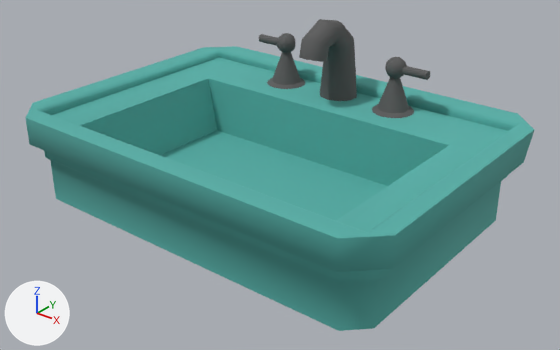
Before and after pictures for a commit that changed the FBX model Ripple Effect/Assets/Resources/Models/RoomModels/RE_RBathSink.FBX.
Rendered twice from a 50 mm lens placed at (1.528, -1.873, 1.076), pointed at (0.041, -0.015, -0.076). Arrows for +X, +Y and +Z are at lower left; the lights stay in place. Where no turn or scale is listed for an object, it has been applied to the vertices.

Objects in the first picture: 'RE_RBathSink'.
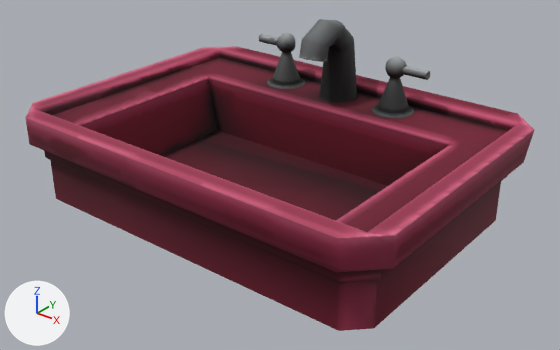
Patch to the scene script:
```diff
--- a/Ripple Effect/Assets/Resources/Models/RoomModels/RE_RBathSink.FBX.py
+++ b/Ripple Effect/Assets/Resources/Models/RoomModels/RE_RBathSink.FBX.py
@@ img_albedo_porcilain_png @@
+img_albedo_porcilain_png = load_image('Albedo_Porcilain.png', '_unpacked/Albedo_Porcilain.png', 1024, 1024, 'sRGB')
@@ img_albedo_metal_png @@
+img_albedo_metal_png = load_image('Albedo_Metal.png', '_unpacked/Albedo_Metal.png', 1024, 1024, 'sRGB')
@@ mat_metal @@
 mat_metal = principled_material('Metal')
-mat_metal.base_color = (0.106, 0.106, 0.106)  # dark grey #5c5c5c
+mat_metal.texture = img_albedo_metal_png  # with its transparency
 mat_metal.roughness = 0.859
@@ mat_porcilain @@
 mat_porcilain = principled_material('Porcilain')
-mat_porcilain.base_color = (0.0941, 0.439, 0.396)  # cyan #56b1a9
+mat_porcilain.texture = img_albedo_porcilain_png  # with its transparency
 mat_porcilain.roughness = 0.859
@@ me_mesh @@
 me_mesh.from_pydata(...)  # 422 vertices, 348 faces; spans x -0.728..0.728, y -0.527..0.527, z -0.392..0.392
 # used by ob_re_rbathsink; location = (0.0, 0.0, 0.0)
+# me_mesh part 1: texture (UV) coordinates of 348 of 348 faces, centred in x -0.728..0.728, y -0.527..0.495, z -0.292..0.382, changed; they spanned u 0.0..0.75, v 0.19..1.0 and now span u 0.02..0.89, v 0.32..1.0
 me_mesh.materials.append(mat_metal)
```

Where the change shows, as pixel boxes (x1, y1, x2, y2) in the pictures (560 x 350 px):
'RE_RBathSink', surface changed (cyan to red): (26, 19, 535, 331) in both
